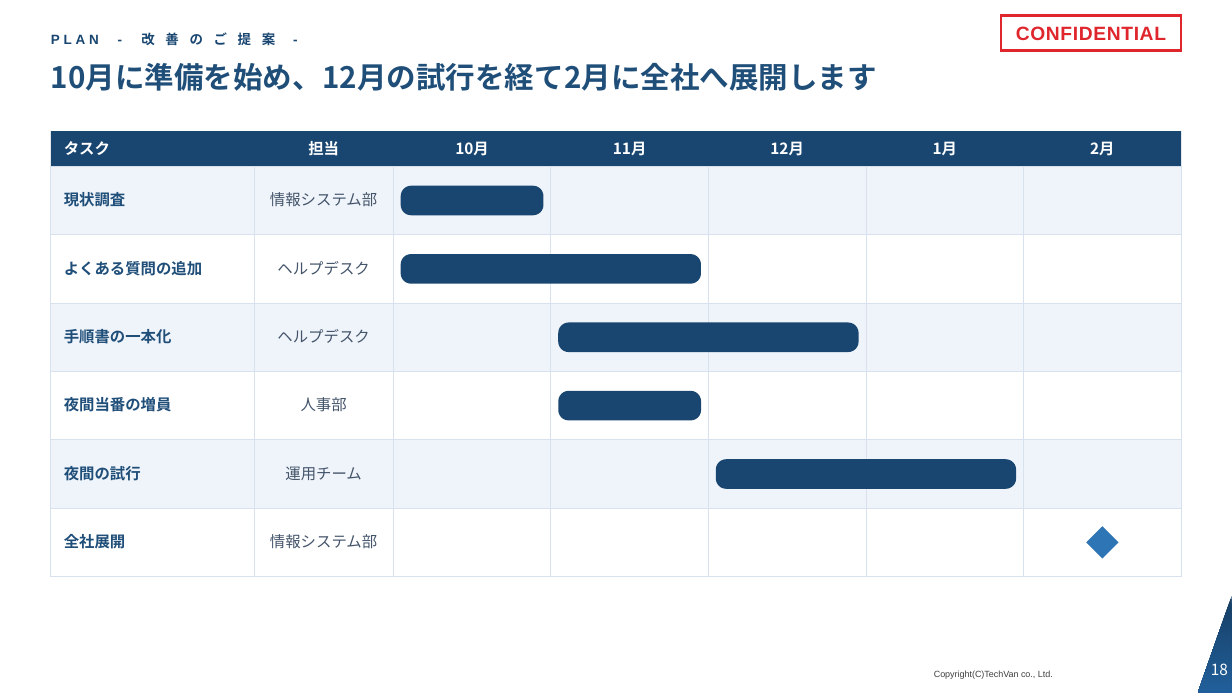
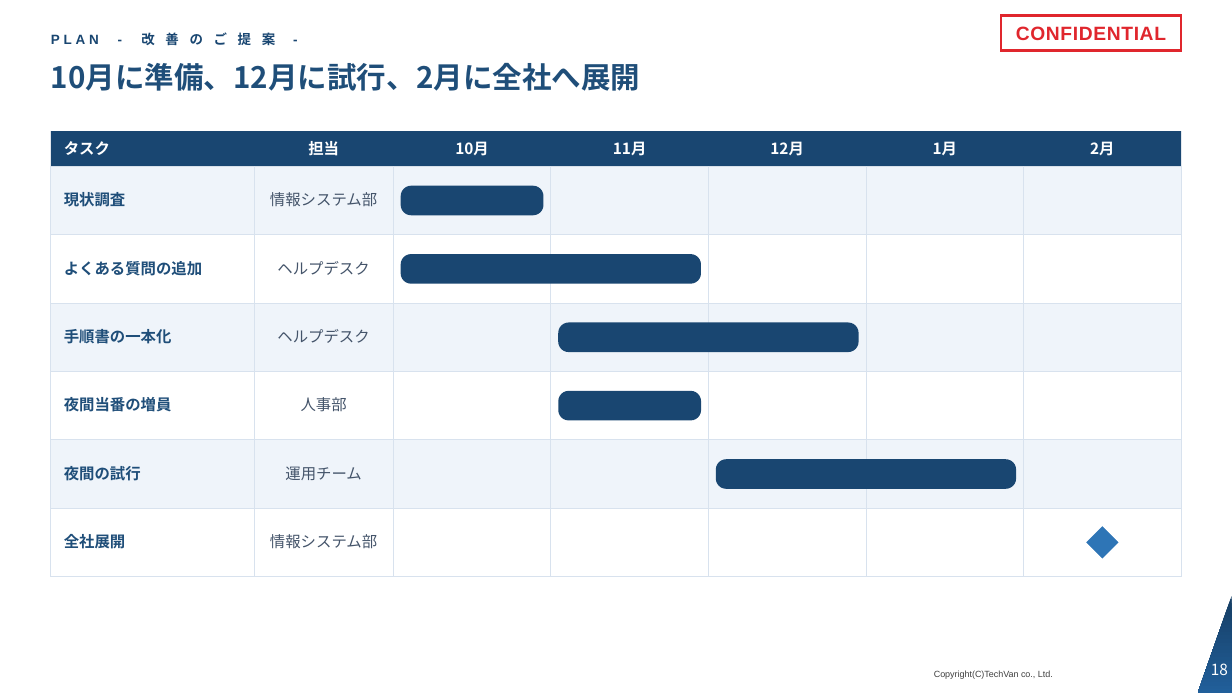
Before and after one commit to Kishi-Satoshi/slide-techvan-dist, a slide deck: slide 18 of plugins/slide-techvan/skills/slide-techvan/examples/catalog-techvan.pptx. Drawn at 1232x693 pixels with LibreOffice and Linux fonts; fonts in the diff are those of the drawing; background and template pictures are left out. Boxes give left, top, right and bottom in pixels: in the first picture for what was removed or moved away, otherwise in the second. Text is boxed around its words. In the diff, an @@ line names an element or a change of style, - is before the commit and + after.

```diff
--- a/plugins/slide-techvan/skills/slide-techvan/examples/catalog-techvan.pptx
+++ b/plugins/slide-techvan/skills/slide-techvan/examples/catalog-techvan.pptx
@@ title at bbox=[51, 63, 641, 91]: text changed @@
-10月に準備を始め、12月の試行を経て2月に全社へ展開します
+10月に準備、12月に試行、2月に全社へ展開
```
Also in this commit, not shown: 16 other slides changed, 12 other files.
